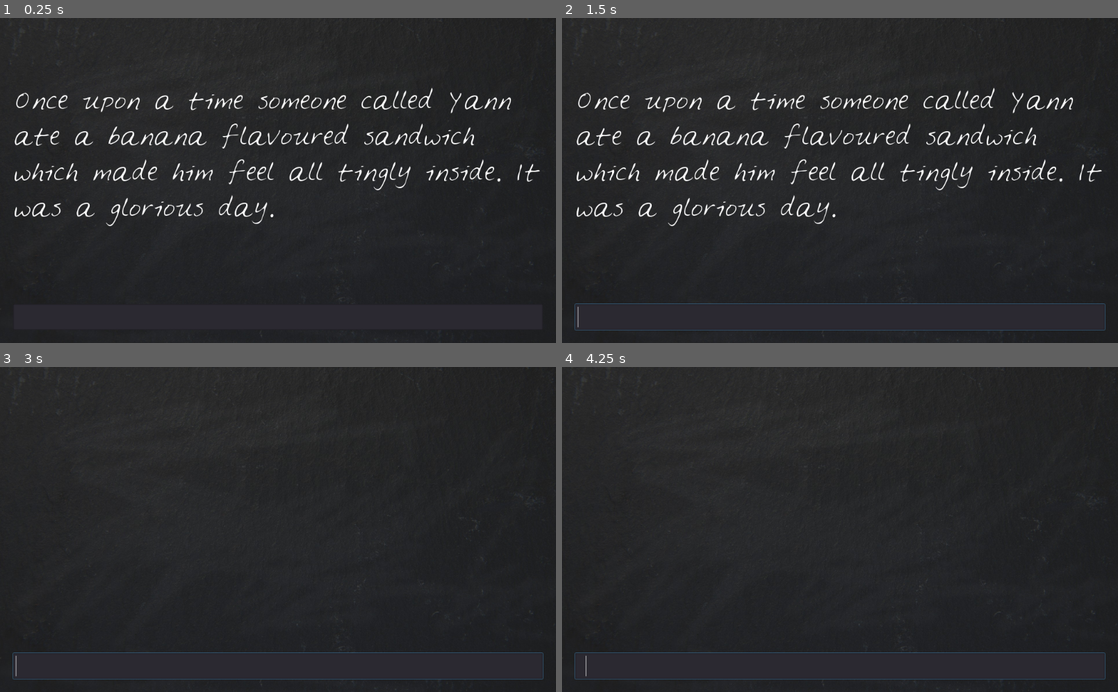
Above: before the commit, frames 1-4 (two rows, left to right).
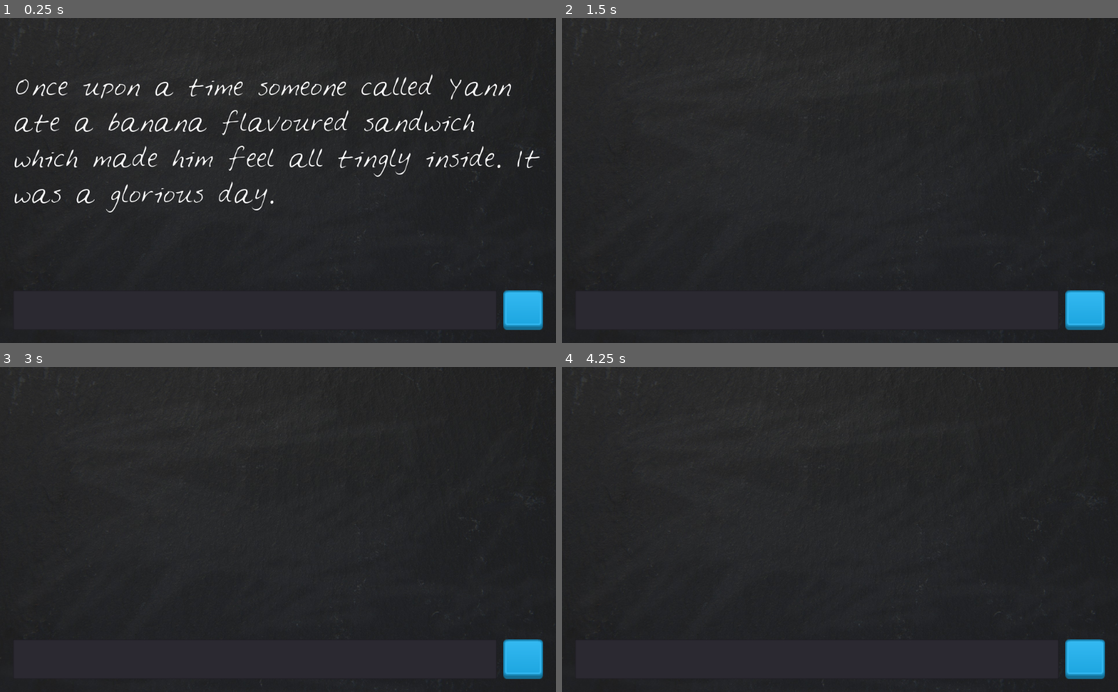
Above: after the commit, the same moments.

Repository: pixxstudios/LoonyLips
Game: Godot game, scene res://Control.tscn
Same seed, same stepped clock (60 frames per second), same inputs: the game is played once before the commit and once after it.
Inputs (mouse positions are in pixels of both pictures, inside the frame that each line leads up to):
- Up to frame 1 (0.25 s): no input
- Up to frame 2 (1.5 s): click (1084, 310) at 0.52 s; click (1084, 310) at 1.27 s
- Up to frame 3 (3 s): click (522, 659) at 2.02 s; tap Enter at 2.75 s
- Up to frame 4 (4.25 s): tap Space at 3.5 s

The runs differ from the first frame. In frame 1, 8.3% of the frame differs, in the area x 2-98%, y 17-97%; in frame 2, 5.1%; in frame 3, 1.3%; in frame 4, 1.3%.

Commit message:
added button

Diff:
--- a/Control.tscn
+++ b/Control.tscn
@@ -1,15 +1,17 @@
-[gd_scene load_steps=6 format=2]
+[gd_scene load_steps=8 format=2]
 
 [ext_resource path="res://gfx/blackboard.jpg" type="Texture" id=1]
 [ext_resource path="res://gfx/Feltpen.ttf" type="DynamicFontData" id=2]
 [ext_resource path="res://LoonyLips.gd" type="Script" id=3]
+[ext_resource path="res://gfx/blue_button12.png" type="Texture" id=4]
+[ext_resource path="res://gfx/blue_button11.png" type="Texture" id=5]
 
 [sub_resource type="DynamicFont" id=2]
 size = 40
 font_data = ExtResource( 2 )
 
 [sub_resource type="DynamicFont" id=3]
-size = 24
+size = 40
 font_data = ExtResource( 2 )
 
 [node name="LoonyLips" type="Control"]
@@ -42,20 +44,39 @@
 }
 
 [node name="DisplayText" type="Label" parent="VBoxContainer"]
-margin_top = 99.0
+margin_top = 74.0
 margin_right = 976.0
-margin_bottom = 499.0
+margin_bottom = 474.0
 rect_min_size = Vector2( 0, 400 )
 custom_fonts/font = SubResource( 2 )
 text = "Placeholder Text"
 autowrap = true
 
-[node name="PlayerText" type="LineEdit" parent="VBoxContainer"]
-margin_top = 504.0
+[node name="HBoxContainer" type="HBoxContainer" parent="VBoxContainer"]
+margin_top = 479.0
 margin_right = 976.0
 margin_bottom = 552.0
+custom_constants/separation = 12
+
+[node name="PlayerText" type="LineEdit" parent="VBoxContainer/HBoxContainer"]
+margin_right = 891.0
+margin_bottom = 73.0
+size_flags_horizontal = 3
 custom_fonts/font = SubResource( 3 )
 __meta__ = {
 "_edit_use_anchors_": false
 }
-[connection signal="text_entered" from="VBoxContainer/PlayerText" to="." method="_on_PlayerText_text_entered"]
+
+[node name="TextureButton" type="TextureButton" parent="VBoxContainer/HBoxContainer"]
+margin_left = 903.0
+margin_right = 976.0
+margin_bottom = 73.0
+rect_min_size = Vector2( 73, 73 )
+texture_normal = ExtResource( 5 )
+texture_pressed = ExtResource( 4 )
+expand = true
+__meta__ = {
+"_edit_use_anchors_": false
+}
+[connection signal="text_entered" from="VBoxContainer/HBoxContainer/PlayerText" to="." method="_on_PlayerText_text_entered"]
+[connection signal="pressed" from="VBoxContainer/HBoxContainer/TextureButton" to="." method="_on_TextureButton_pressed"]
--- a/LoonyLips.gd
+++ b/LoonyLips.gd
@@ -4,13 +4,19 @@
 	var prompts = ["Yann", "banana", "tingly", "glorious"]
 
 	var story = "Once upon a time someone called %s ate a %s flavoured sandwich which made him feel all %s inside. It was a %s day."
-	# get_node("Label").text = "Hey"
+
 	$VBoxContainer/DisplayText.text = story % prompts
 
 
 func _on_PlayerText_text_entered(new_text):
 	update_DisplayText(new_text)
 
+
+func _on_TextureButton_pressed():
+	var words = $VBoxContainer/HBoxContainer/PlayerText.text
+	update_DisplayText(words)
+
+
 func update_DisplayText(words):
 	$VBoxContainer/DisplayText.text = words
-	$VBoxContainer/PlayerText.clear()
+	$VBoxContainer/HBoxContainer/PlayerText.clear()
